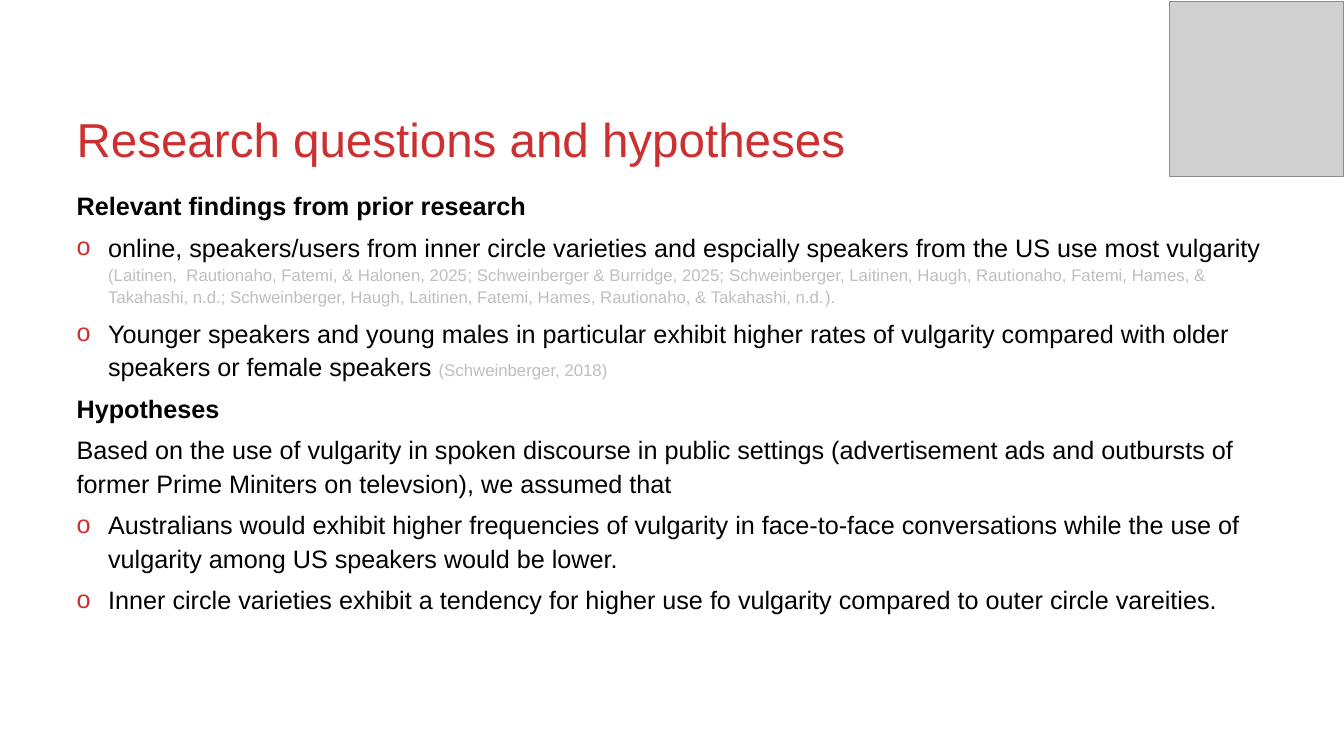
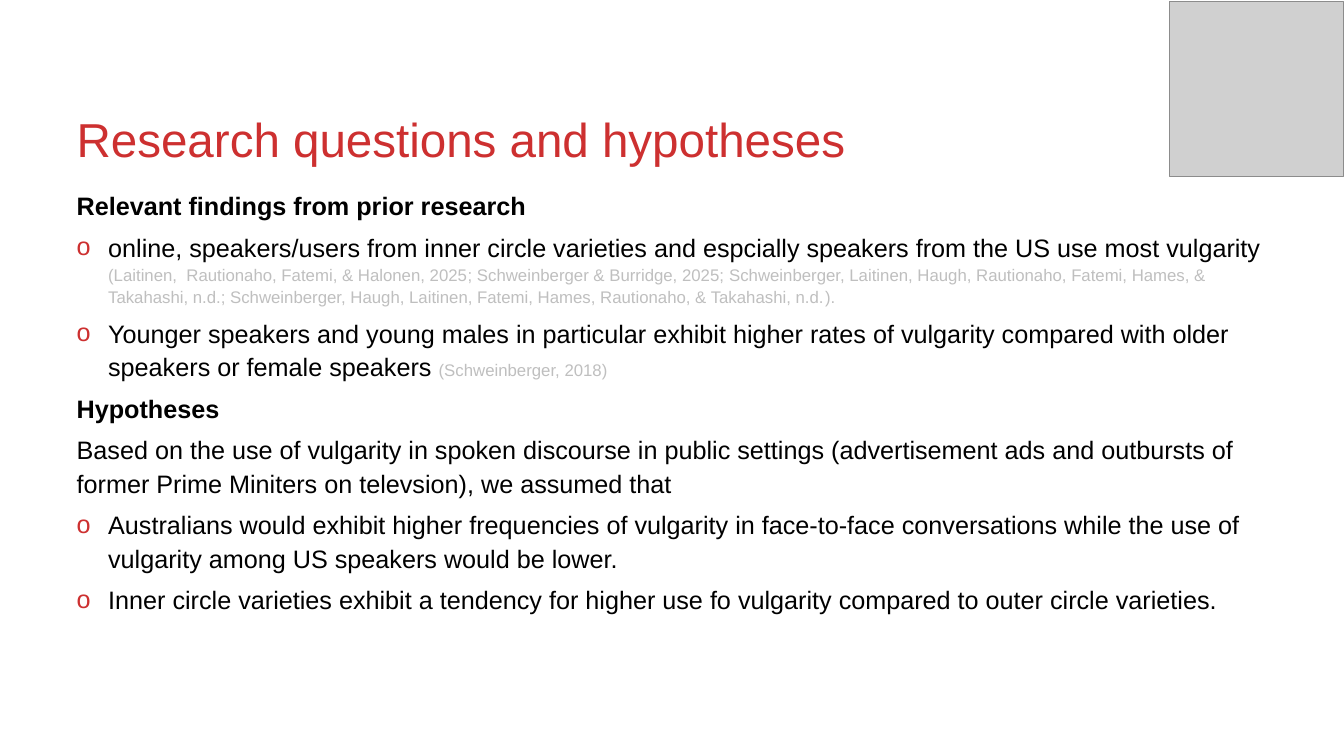
Before and after one commit to MartinSchweinberger/slides, a slide deck: slide 5 of Hildesheim_Schweinberger_VulgarityAroundTheWorld_2026.pptx. Drawn at 1344x756 pixels with LibreOffice and Linux fonts; fonts in the diff are those of the drawing; grey boxes stand for pictures. Boxes give left, top, right and bottom in pixels: in the first picture for what was removed or moved away, otherwise in the second. Text is boxed around its words. In the diff, an @@ line names an element or a change of style, - is before the commit and + after.

```diff
--- a/Hildesheim_Schweinberger_VulgarityAroundTheWorld_2026.pptx
+++ b/Hildesheim_Schweinberger_VulgarityAroundTheWorld_2026.pptx
@@ text at [108, 590, 1217, 615]: text changed @@
-o Inner circle varieties exhibit a tendency for higher use fo vulgarity compared to outer circle vareities.
+o Inner circle varieties exhibit a tendency for higher use fo vulgarity compared to outer circle varieties.
```
Also in this commit, not shown: 2 other slides changed.
